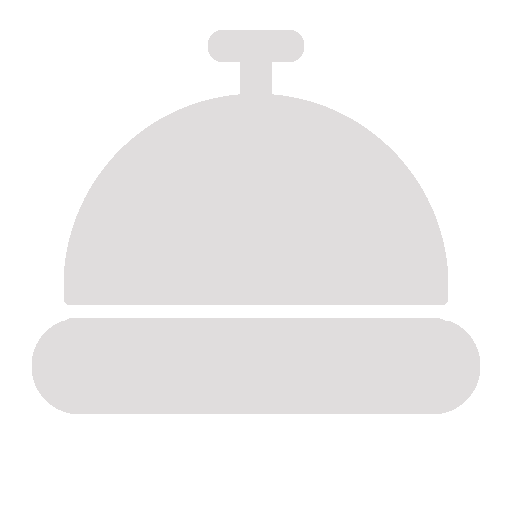
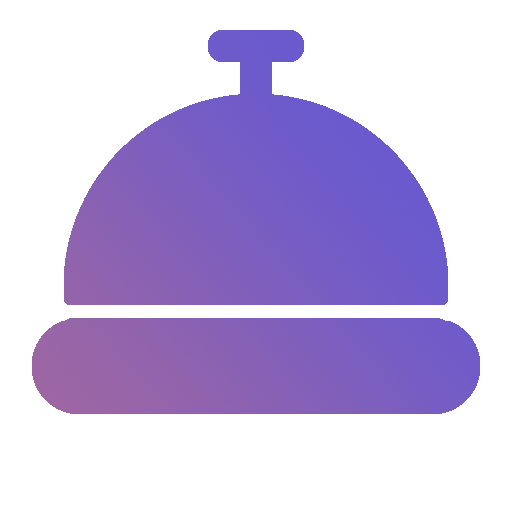
Before/after of a (512, 512) layered artwork. What changed in the layer stack:
painted on "icon_full_white" over bbox(32, 30, 480, 414)
